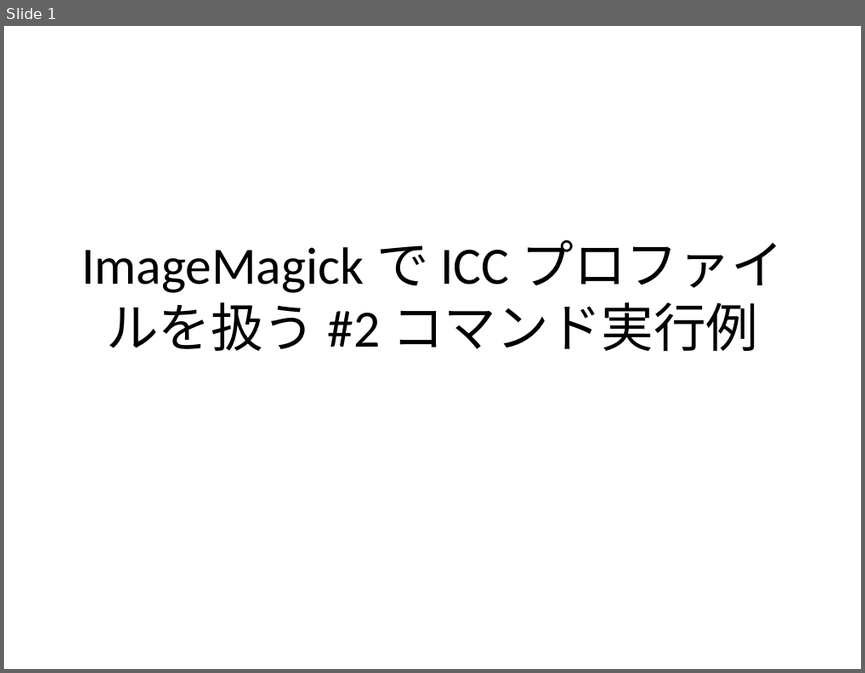
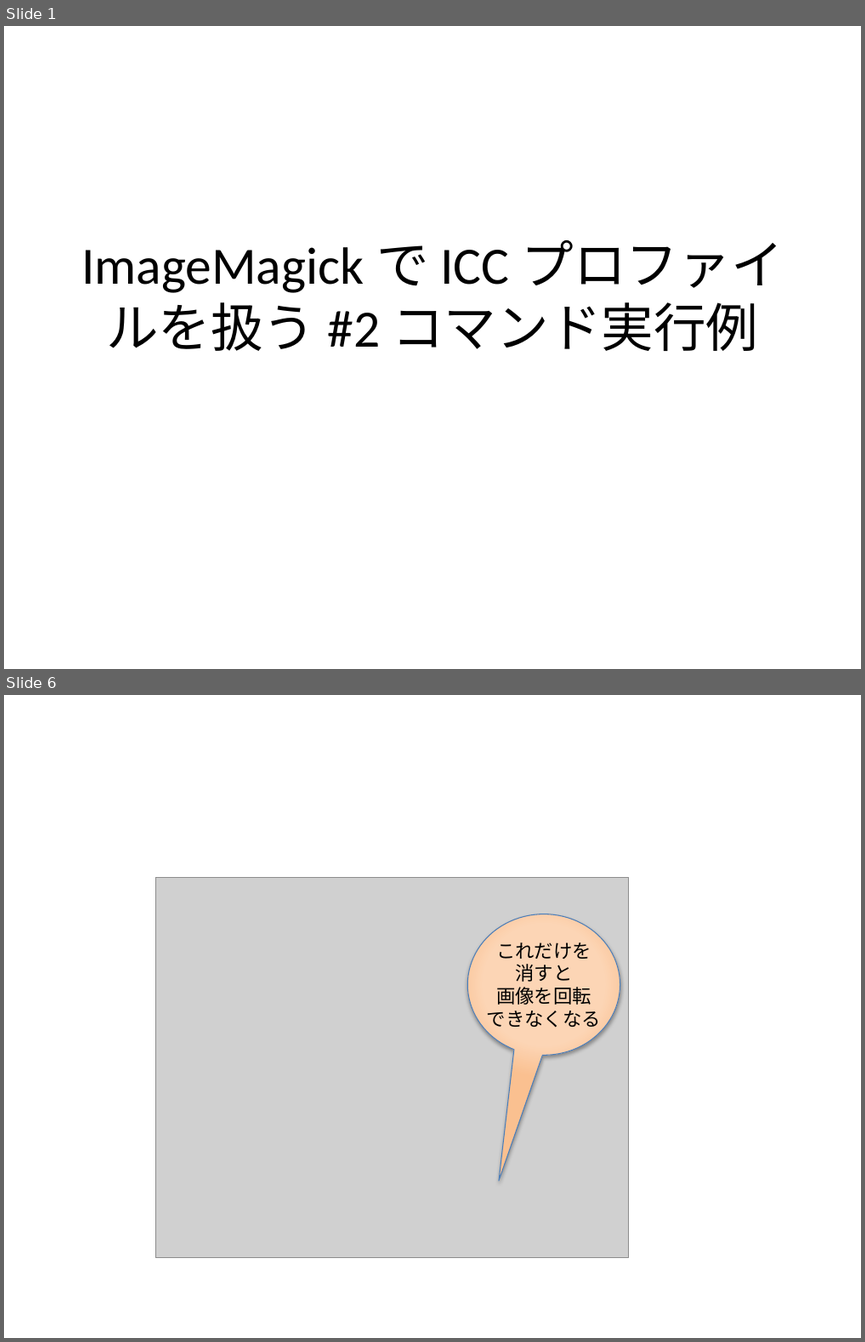
Before and after one commit to awmlabs/blog.awm.jp, a slide deck: content/2017/06/11/imicc.pptx. Shown one above the other, each under a label of ours: slide 1 before the commit, slides 1 and 6 after it; the slides between them are not shown. The pictures are 865x673 and 865x1342 pixels, drawn with LibreOffice and Linux fonts; fonts in the diff are those of the drawing; grey boxes stand for pictures. Boxes give left, top, right and bottom in pixels: in the first picture for what was removed or moved away, otherwise in the second. Text is boxed around its words. In the diff, an @@ line names an element or a change of style, - is before the commit and + after.

```diff
--- a/content/2017/06/11/imicc.pptx
+++ b/content/2017/06/11/imicc.pptx
@@ slide 6 added at (4,695,861,1338), background #FFFFFF @@
@@ picture added at (155,878,630,1258) @@
@@ speech bubble added at (467,914,620,1055), fill gradient #FCD5B5 to #FAC090, outline #4B7EBC 0.75 pt, 16 pt, text #000000 @@
+これだけを
+消すと
+画像を回転
+できなくなる
```
Also in this commit, not shown: 7 slides changed, 1 other slide added, 12 other files.
